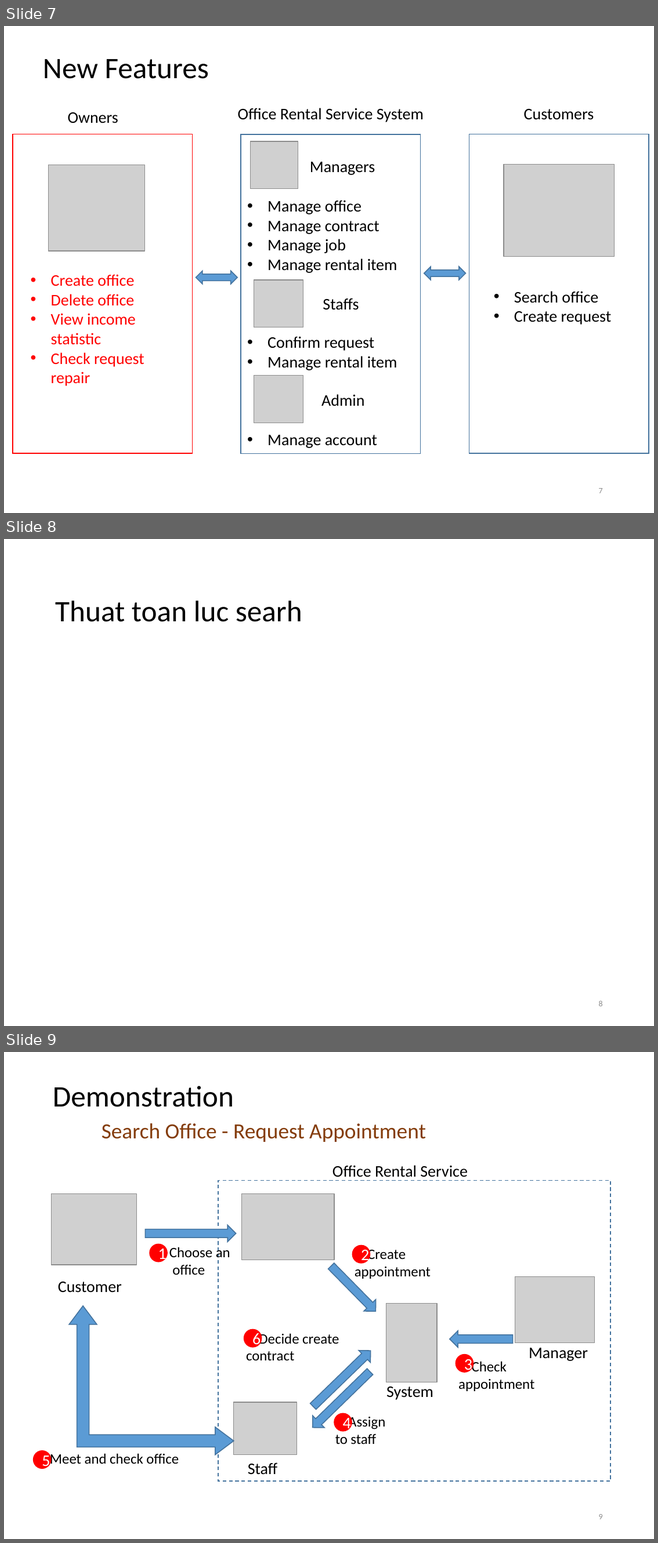
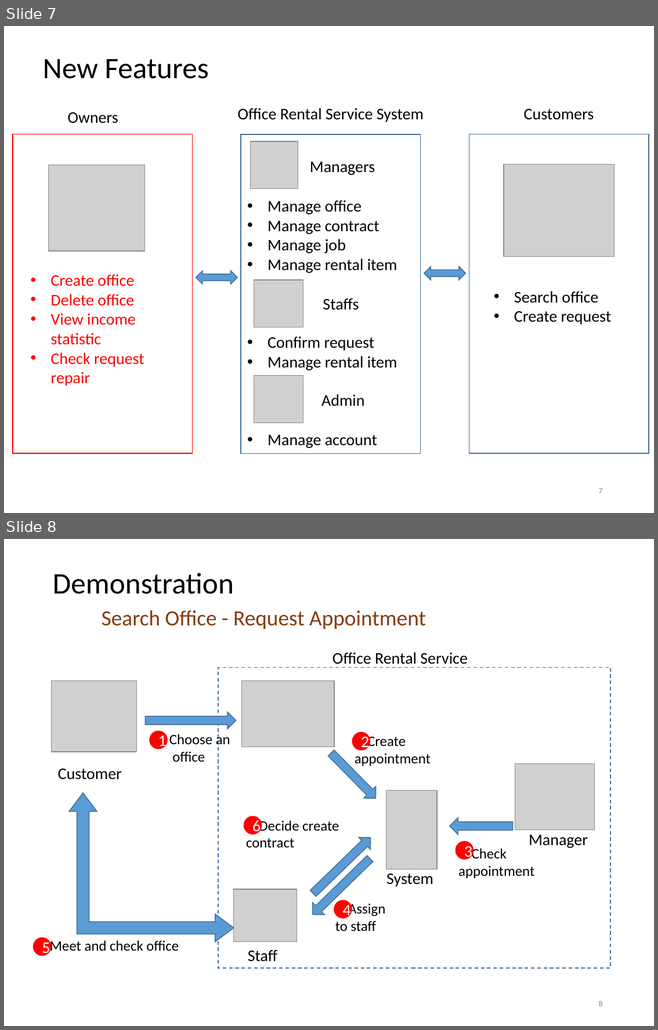
Before and after one commit to tienlx93/capstone-ors, a slide deck: doc/SlidePresentation 2 v3.pptx. Shown one above the other, each under a label of ours: slides 7, 8 and 9 before the commit, slides 7 and 8 after it. The pictures are 658x1543 and 658x1030 pixels, drawn with LibreOffice and Linux fonts; fonts in the diff are those of the drawing; grey boxes stand for pictures. Boxes give left, top, right and bottom in pixels: in the first picture for what was removed or moved away, otherwise in the second. Text is boxed around its words. In the diff, an @@ line names an element or a change of style, - is before the commit and + after.

```diff
--- a/doc/SlidePresentation 2 v3.pptx
+++ b/doc/SlidePresentation 2 v3.pptx
@@ slide 8 removed at (4, 539, 654, 1026), background #FFFFFF @@
@@ title removed at (55, 600, 302, 622) @@
-Thuat toan luc searh
@@ page number removed at (598, 1001, 603, 1006) @@
-8
@@ what was slide 9 is now slide 8 @@
@@ page number at (598, 1001, 603, 1006): text changed @@
-9
+8
```
Also in this commit, not shown: 9 slides added, 6 other slides removed, 9 other files.
